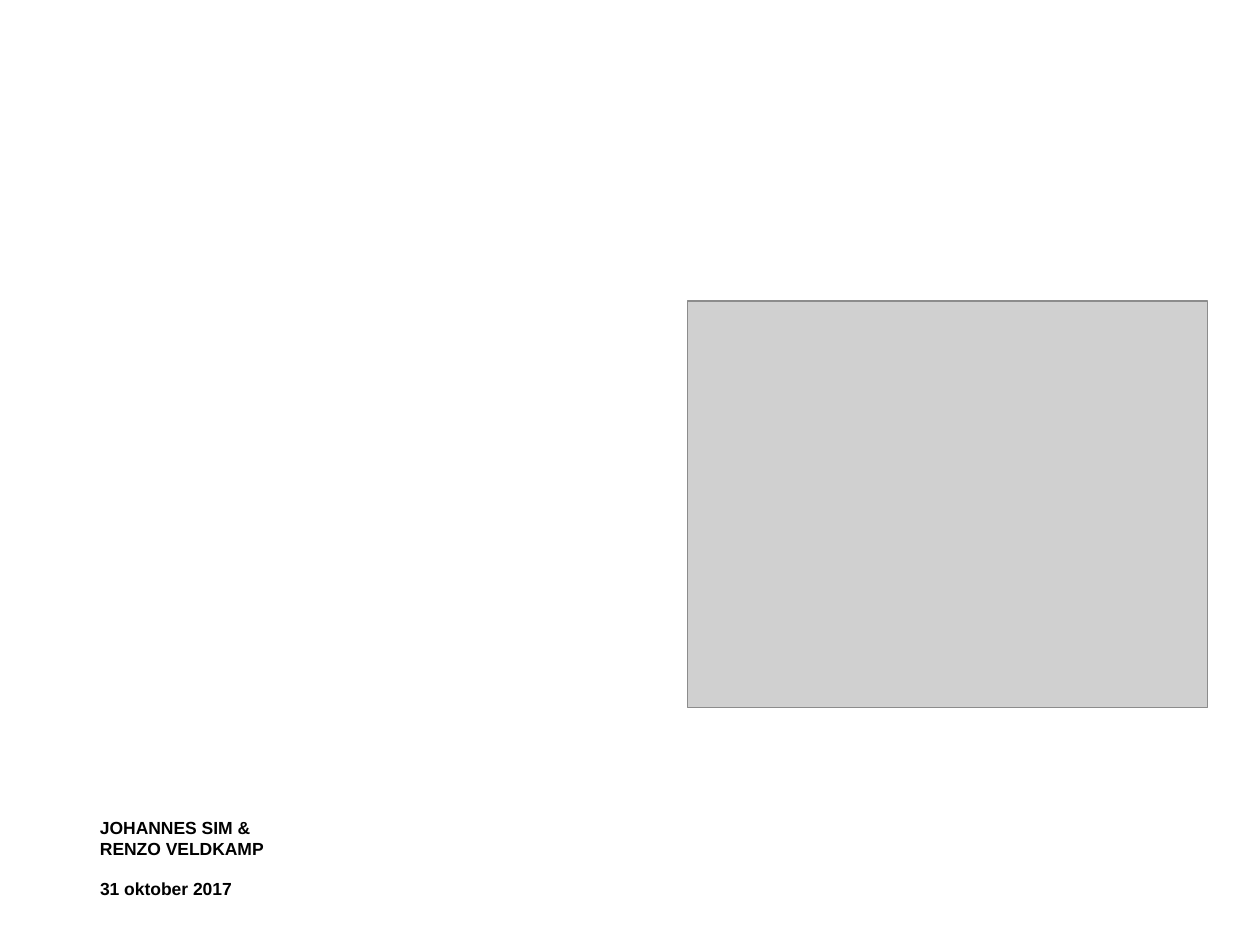
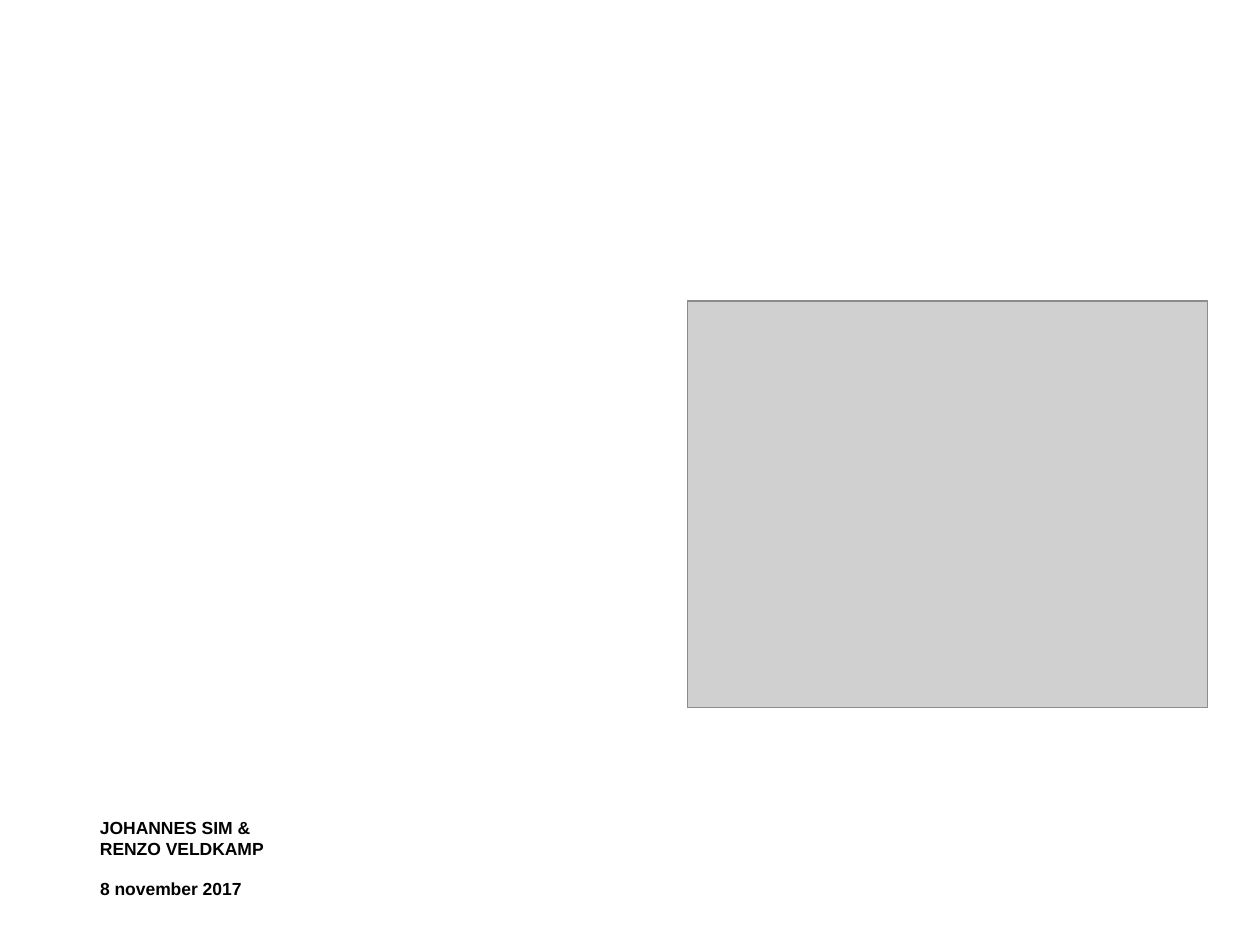
Before and after one commit to RenzoVeldkamp/MicroContainer, a slide deck: slide 1 of Presentatie/Programma en Leerdoelen.pptx. Drawn at 1260x945 pixels with LibreOffice and Linux fonts; fonts in the diff are those of the drawing; grey boxes stand for pictures; background and template pictures are left out. Boxes give left, top, right and bottom in pixels: in the first picture for what was removed or moved away, otherwise in the second. Text is boxed around its words. In the diff, an @@ line names an element or a change of style, - is before the commit and + after.

```diff
--- a/Presentatie/Programma en Leerdoelen.pptx
+++ b/Presentatie/Programma en Leerdoelen.pptx
@@ text at box(100, 882, 242, 895): text changed @@
-31 oktober 2017
+8 november 2017
```
Also in this commit, not shown: 4 other slides changed, 2 other files.
